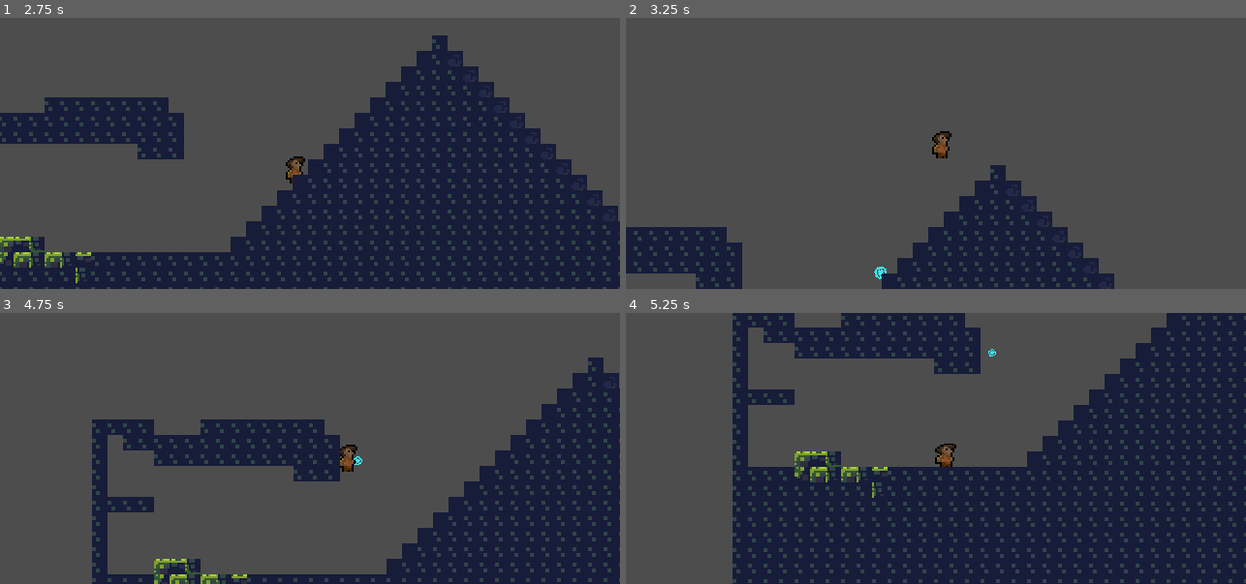
Above: before the commit, frames 1-4 (two rows, left to right).
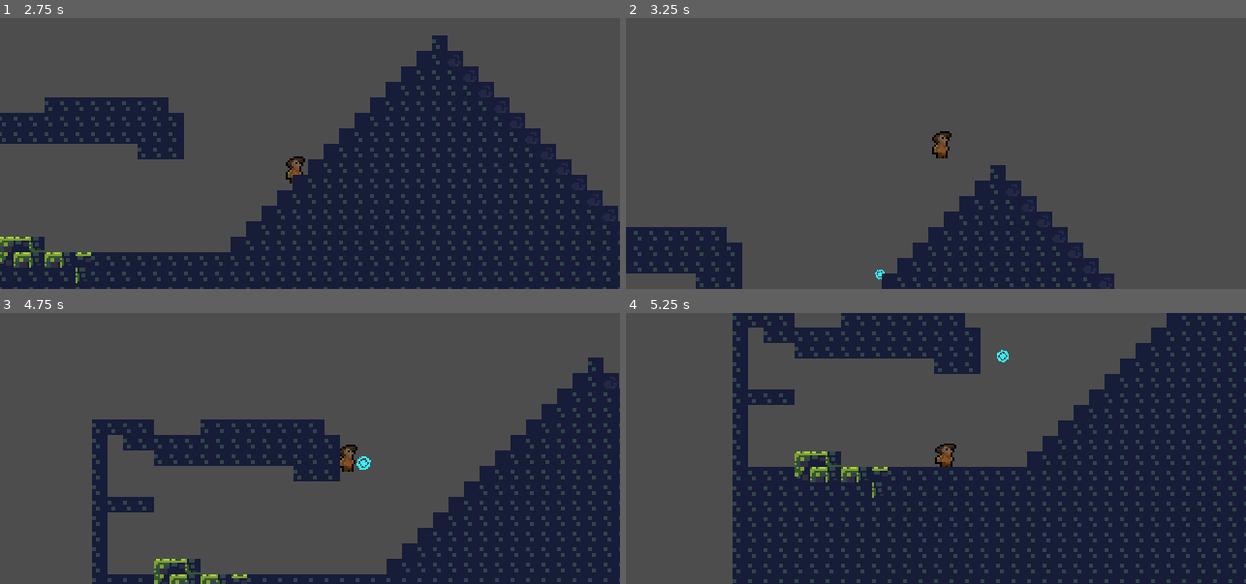
Above: after the commit, the same moments.

Repository: tetraminus/GrappleFormer
Game: Godot game, scene res://Rooms/Test/TestRoom1.tscn
Same seed, same stepped clock (60 frames per second), same inputs: the game is played once before the commit and once after it.
Inputs (mouse positions are in pixels of both pictures, inside the frame that each line leads up to):
- Up to frame 1 (2.75 s): tap Enter at 0.5 s; move the mouse to (446, 139) at 0.52 s; hold D (move_right) 0.53-1.28 s; click (446, 139) at 0.6 s; tap Space (jump) at 0.77, 1.52 s; move the mouse to (186, 167) at 1.27 s; hold S (move_down) 1.28-2.03 s; click (186, 167) at 1.35 s; move the mouse to (372, 93) at 2.02 s; hold D (move_right) from 2.03 s (still down); right-click (372, 93) at 2.1 s; click (372, 93) at 2.3 s
- Up to frame 2 (3.25 s): keep holding D (move_right); move the mouse to (905, 207) at 2.77 s; click (905, 207) at 2.85 s; tap Space (jump) at 3.02 s
- Up to frame 3 (4.75 s): move the mouse to (496, 489) at 3.52 s; release D (move_right) at 3.53 s; hold A (move_left) from 3.53 s (still down); click (496, 489) at 3.6 s; tap Space (jump) at 3.77, 4.52 s; move the mouse to (124, 407) at 4.27 s; right-click (124, 407) at 4.35 s; click (124, 407) at 4.55 s
- Up to frame 4 (5.25 s): move the mouse to (967, 448) at 5.02 s; release A (move_left) at 5.03 s; hold S (move_down) from 5.03 s (still down); click (967, 448) at 5.1 s

Frame 1 is identical in both runs. In frame 2, less than 0.1% of the frame differs, in the area x 40-43%, y 91-97%; in frame 3, less than 0.1%, in the area x 57-60%, y 52-58%; in frame 4, less than 0.1%.

Commit message:
Update player.tscn

Diff:
--- a/player.tscn
+++ b/player.tscn
@@ -267,7 +267,7 @@
 [node name="Camera2D" type="Camera2D" parent="."]
 
 [node name="GrappleHolder" parent="." instance=ExtResource("3_m87yc")]
-grappledistance = 150
+grappledistance = 250
 grapplespeed = 400
 
 [node name="Icon" type="AnimatedSprite2D" parent="."]
